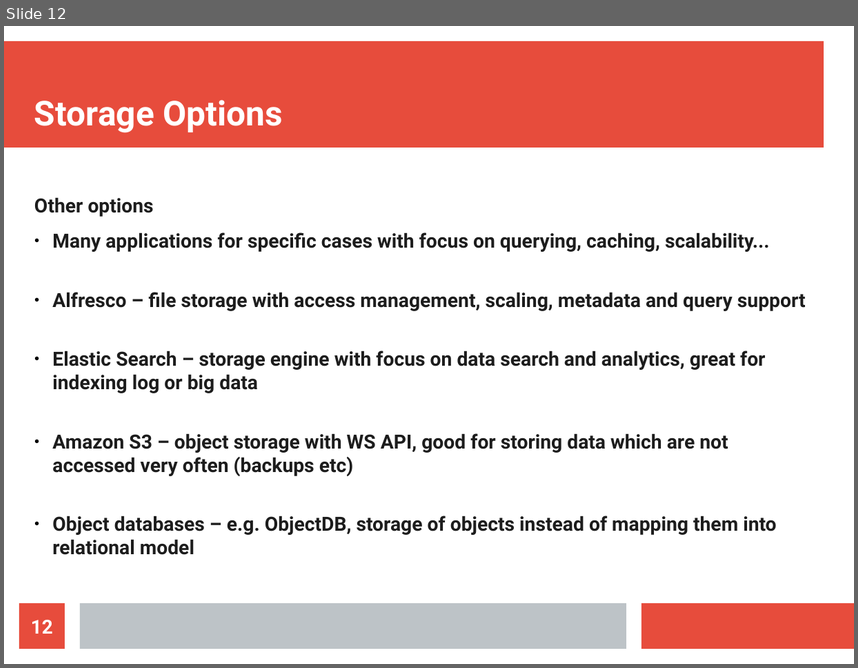
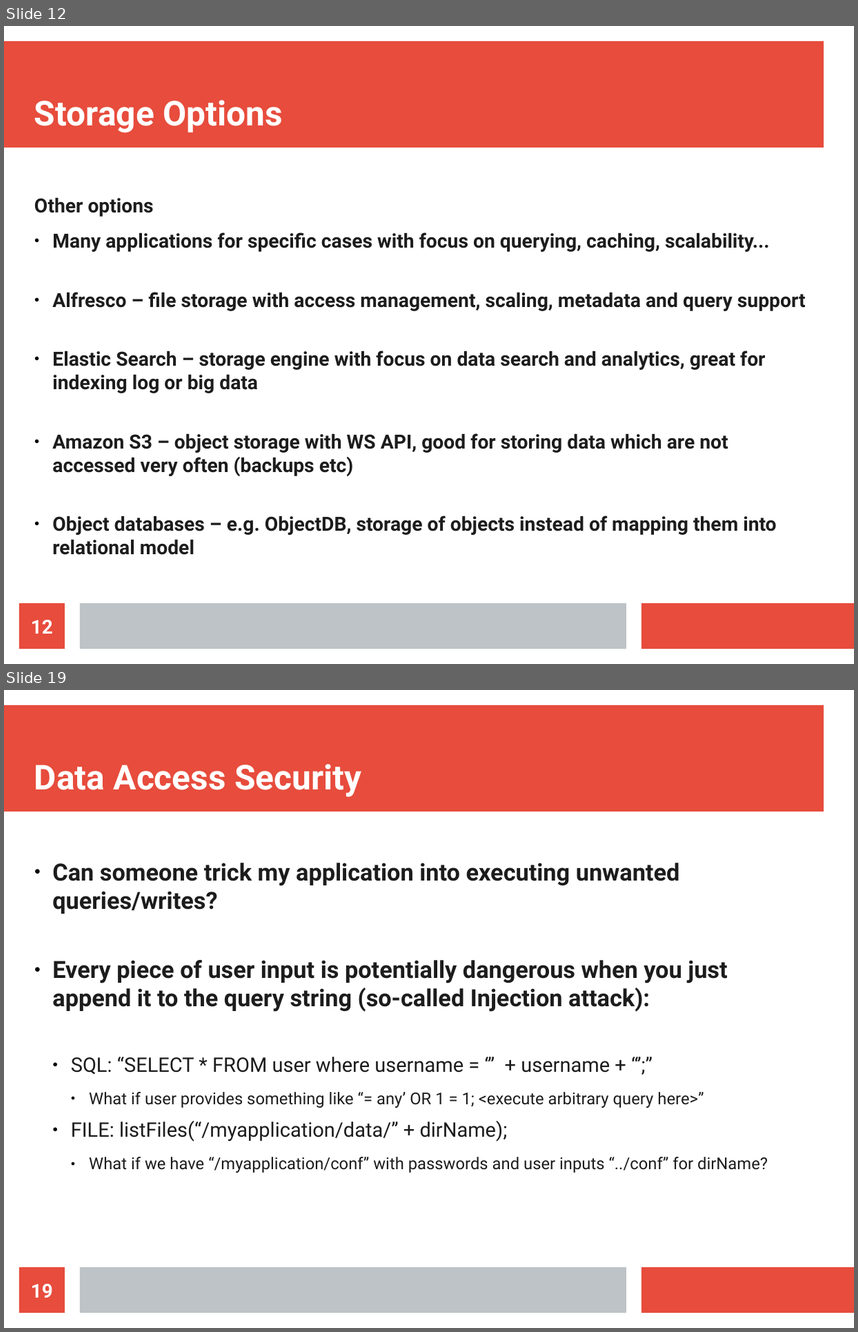
Before and after one commit to maxotta/pia-labs, a slide deck: lectures/persistence/01_persistence.odp. Shown one above the other, each under a label of ours: slide 12 before the commit, slides 12 and 19 after it; the slides between them are not shown. The pictures are 858x668 and 858x1332 pixels, drawn with LibreOffice and Linux fonts; fonts in the diff are those of the drawing. Boxes give left, top, right and bottom in pixels: in the first picture for what was removed or moved away, otherwise in the second. Text is boxed around its words. In the diff, an @@ line names an element or a change of style, - is before the commit and + after.

```diff
--- a/lectures/persistence/01_persistence.odp
+++ b/lectures/persistence/01_persistence.odp
@@ slide 19 added at (x1=4, y1=690, x2=854, y2=1328), background #FFFFFF; not listed: 3 template elements that a slide beside it also shows @@
@@ title added at (x1=34, y1=764, x2=361, y2=797), 32 pt, text #FFFFFF, bold @@
+Data Access Security
@@ text added at (x1=52, y1=862, x2=768, y2=1172), 22.1 pt, text #1C1C1C @@
+● Can someone trick my application into executing unwanted queries/writes?
+● Every piece of user input is potentially dangerous when you just append it to the query string (so-called Injection attack):
+  ● SQL: “SELECT * FROM user where username = ‘” + username + “’;”
+    ● What if user provides something like “= any’ OR 1 = 1; <execute arbitrary query here>”
+  ● FILE: listFiles(“/myapplication/data/” + dirName);
+    ● What if we have “/myapplication/conf” with passwords and user inputs “../conf” for dirName?
@@ page number added at (x1=19, y1=1267, x2=65, y2=1312), fill #E74C3C, 18 pt, text #FFFFFF, bold @@
+19
```
Also in this commit, not shown: 28 other slides added, 1 slide removed, 2 other files.
